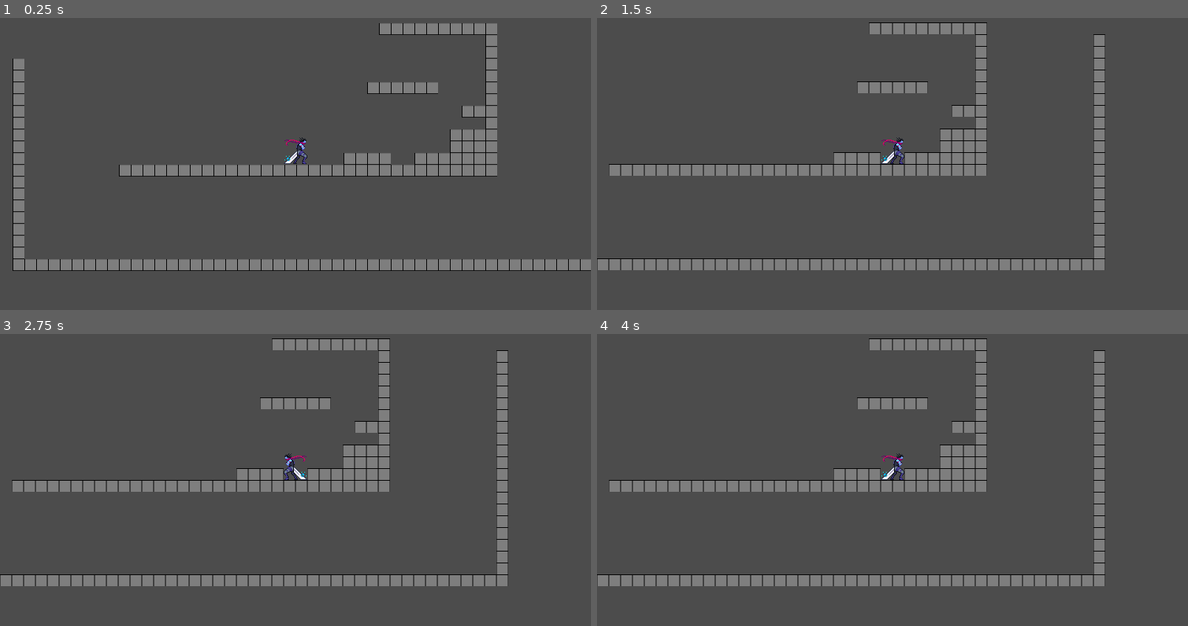
Above: before the commit, frames 1-4 (two rows, left to right).
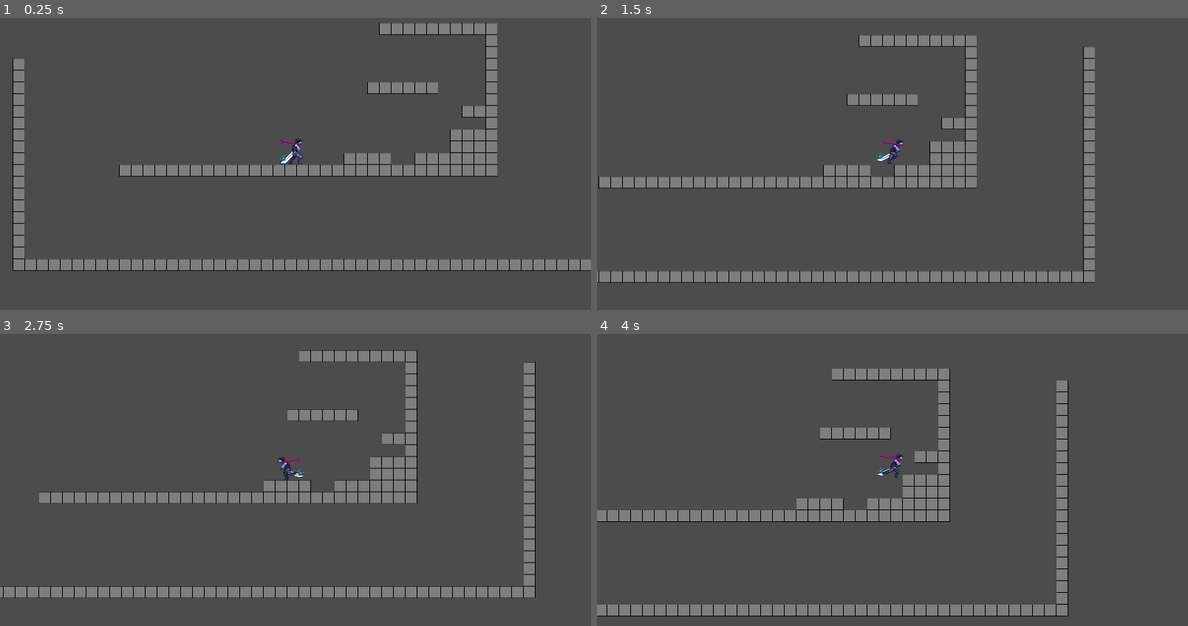
Above: after the commit, the same moments.

Repository: Desponark/The-Override
Game: Godot game, scene res://Game.tscn
Two runs of this game, one before a commit and one after it. Both use one fixed random seed, a clock stepped at 60 frames per second and the inputs below.
Inputs:
- Up to frame 1 (0.25 s): no input
- Up to frame 2 (1.5 s): tap Enter at 0.5 s; hold Right (ui_right) from 0.53 s (still down); tap Space (jump) at 0.77 s
- Up to frame 3 (2.75 s): tap Space (jump) at 1.52 s; release Right (ui_right) at 2.03 s; hold Left (ui_left) from 2.03 s (still down)
- Up to frame 4 (4 s): release Left (ui_left) at 2.78 s; hold Right (ui_right) from 2.78 s (still down); tap Space (jump) at 3.02, 3.77 s

The runs differ from the first frame. In frame 1, 0.2% of the frame differs, in the area x 47-52%, y 40-50%; in frame 2, 18%; in frame 3, 19%; in frame 4, 20%, in the area x 0-86%, y 1-97%.

Commit message:
- added animation tree & sprite sheets

Diff:
--- a/Prototype2/assets/player/Player.gd
+++ b/Prototype2/assets/player/Player.gd
@@ -12,10 +12,11 @@
 
 export var maxHealth = 100
 var health = 100
-
+var stateMachine
 
 func _ready():
 	health = maxHealth
+	stateMachine = $AnimationTree.get("parameters/playback")
 	pass
 
 func _process(delta):
@@ -27,14 +28,18 @@
 		# speed up the player
 		velocity.x = lerp(velocity.x, direction * maxSpeed, acceleration)
 		switchSpriteDirection(direction)
+		$AnimationPlayer.play("Run")
+#		stateMachine.travel("run")
 	else:
 		# slow down the player
 		velocity.x = lerp(velocity.x, 0, friction)
+		$AnimationPlayer.play("Idle")
+#		stateMachine.travel("idle")
 
 	# aplly downwards gravity
 	velocity.y += gravity * delta
 
-	move_and_slide(velocity, Vector2.UP)
+	velocity = move_and_slide(velocity, Vector2.UP)
 
 	jump()
 
--- a/Prototype2/assets/player/Player.tscn
+++ b/Prototype2/assets/player/Player.tscn
@@ -1,17 +1,337 @@
-[gd_scene load_steps=4 format=2]
+[gd_scene load_steps=24 format=2]
 
 [ext_resource path="res://assets/player/SwordsmanIdle-sheet.png" type="Texture" id=1]
 [ext_resource path="res://assets/player/Player.gd" type="Script" id=2]
+[ext_resource path="res://assets/player/SwordsmanRunningSeperated-sheet.png" type="Texture" id=3]
+[ext_resource path="res://assets/player/SwordsmanJump-sheet.png" type="Texture" id=4]
+[ext_resource path="res://assets/player/SwordsmanAttack-sheet.png" type="Texture" id=5]
 
 [sub_resource type="CapsuleShape2D" id=1]
 radius = 32.0
 height = 8.0
 
+[sub_resource type="Animation" id=5]
+resource_name = "Attack"
+length = 0.6
+tracks/0/type = "value"
+tracks/0/path = NodePath("Sprite:frame")
+tracks/0/interp = 1
+tracks/0/loop_wrap = true
+tracks/0/imported = false
+tracks/0/enabled = true
+tracks/0/keys = {
+"times": PoolRealArray( 0, 0.6 ),
+"transitions": PoolRealArray( 1, 1 ),
+"update": 0,
+"values": [ 0, 5 ]
+}
+tracks/1/type = "value"
+tracks/1/path = NodePath("Sprite:texture")
+tracks/1/interp = 1
+tracks/1/loop_wrap = true
+tracks/1/imported = false
+tracks/1/enabled = true
+tracks/1/keys = {
+"times": PoolRealArray( 0 ),
+"transitions": PoolRealArray( 1 ),
+"update": 1,
+"values": [ ExtResource( 5 ) ]
+}
+tracks/2/type = "value"
+tracks/2/path = NodePath("Sprite:hframes")
+tracks/2/interp = 1
+tracks/2/loop_wrap = true
+tracks/2/imported = false
+tracks/2/enabled = true
+tracks/2/keys = {
+"times": PoolRealArray( 0 ),
+"transitions": PoolRealArray( 1 ),
+"update": 1,
+"values": [ 6 ]
+}
+tracks/3/type = "value"
+tracks/3/path = NodePath("Sprite:position")
+tracks/3/interp = 1
+tracks/3/loop_wrap = true
+tracks/3/imported = false
+tracks/3/enabled = true
+tracks/3/keys = {
+"times": PoolRealArray( 0 ),
+"transitions": PoolRealArray( 1 ),
+"update": 0,
+"values": [ Vector2( 0, -19 ) ]
+}
+
+[sub_resource type="Animation" id=2]
+resource_name = "Idle"
+length = 0.6
+loop = true
+tracks/0/type = "value"
+tracks/0/path = NodePath("Sprite:frame")
+tracks/0/interp = 1
+tracks/0/loop_wrap = true
+tracks/0/imported = false
+tracks/0/enabled = true
+tracks/0/keys = {
+"times": PoolRealArray( 0, 0.6 ),
+"transitions": PoolRealArray( 1, 1 ),
+"update": 0,
+"values": [ 0, 3 ]
+}
+tracks/1/type = "value"
+tracks/1/path = NodePath("Sprite:texture")
+tracks/1/interp = 1
+tracks/1/loop_wrap = true
+tracks/1/imported = false
+tracks/1/enabled = true
+tracks/1/keys = {
+"times": PoolRealArray( 0 ),
+"transitions": PoolRealArray( 1 ),
+"update": 1,
+"values": [ ExtResource( 1 ) ]
+}
+tracks/2/type = "value"
+tracks/2/path = NodePath("Sprite:hframes")
+tracks/2/interp = 1
+tracks/2/loop_wrap = true
+tracks/2/imported = false
+tracks/2/enabled = true
+tracks/2/keys = {
+"times": PoolRealArray( 0 ),
+"transitions": PoolRealArray( 1 ),
+"update": 1,
+"values": [ 4 ]
+}
+tracks/3/type = "value"
+tracks/3/path = NodePath("Sprite:position")
+tracks/3/interp = 1
+tracks/3/loop_wrap = true
+tracks/3/imported = false
+tracks/3/enabled = true
+tracks/3/keys = {
+"times": PoolRealArray( 0 ),
+"transitions": PoolRealArray( 1 ),
+"update": 0,
+"values": [ Vector2( -12, 0 ) ]
+}
+
+[sub_resource type="Animation" id=3]
+resource_name = "Jump"
+length = 0.8
+tracks/0/type = "value"
+tracks/0/path = NodePath("Sprite:frame")
+tracks/0/interp = 1
+tracks/0/loop_wrap = true
+tracks/0/imported = false
+tracks/0/enabled = true
+tracks/0/keys = {
+"times": PoolRealArray( 0, 0.8 ),
+"transitions": PoolRealArray( 1, 1 ),
+"update": 0,
+"values": [ 0, 8 ]
+}
+tracks/1/type = "value"
+tracks/1/path = NodePath("Sprite:texture")
+tracks/1/interp = 1
+tracks/1/loop_wrap = true
+tracks/1/imported = false
+tracks/1/enabled = true
+tracks/1/keys = {
+"times": PoolRealArray( 0 ),
+"transitions": PoolRealArray( 1 ),
+"update": 1,
+"values": [ ExtResource( 4 ) ]
+}
+tracks/2/type = "value"
+tracks/2/path = NodePath("Sprite:hframes")
+tracks/2/interp = 1
+tracks/2/loop_wrap = true
+tracks/2/imported = false
+tracks/2/enabled = true
+tracks/2/keys = {
+"times": PoolRealArray( 0 ),
+"transitions": PoolRealArray( 1 ),
+"update": 1,
+"values": [ 9 ]
+}
+tracks/3/type = "value"
+tracks/3/path = NodePath("Sprite:position")
+tracks/3/interp = 1
+tracks/3/loop_wrap = true
+tracks/3/imported = false
+tracks/3/enabled = true
+tracks/3/keys = {
+"times": PoolRealArray( 0 ),
+"transitions": PoolRealArray( 1 ),
+"update": 0,
+"values": [ Vector2( -9, -34 ) ]
+}
+
+[sub_resource type="Animation" id=6]
+length = 0.001
+tracks/0/type = "value"
+tracks/0/path = NodePath("Sprite:frame")
+tracks/0/interp = 1
+tracks/0/loop_wrap = true
+tracks/0/imported = false
+tracks/0/enabled = true
+tracks/0/keys = {
+"times": PoolRealArray( 0 ),
+"transitions": PoolRealArray( 1 ),
+"update": 0,
+"values": [ 0 ]
+}
+tracks/1/type = "value"
+tracks/1/path = NodePath("Sprite:texture")
+tracks/1/interp = 1
+tracks/1/loop_wrap = true
+tracks/1/imported = false
+tracks/1/enabled = true
+tracks/1/keys = {
+"times": PoolRealArray( 0 ),
+"transitions": PoolRealArray( 1 ),
+"update": 0,
+"values": [ ExtResource( 1 ) ]
+}
+tracks/2/type = "value"
+tracks/2/path = NodePath("Sprite:hframes")
+tracks/2/interp = 1
+tracks/2/loop_wrap = true
+tracks/2/imported = false
+tracks/2/enabled = true
+tracks/2/keys = {
+"times": PoolRealArray( 0 ),
+"transitions": PoolRealArray( 1 ),
+"update": 0,
+"values": [ 4 ]
+}
+tracks/3/type = "value"
+tracks/3/path = NodePath("Sprite:vframes")
+tracks/3/interp = 1
+tracks/3/loop_wrap = true
+tracks/3/imported = false
+tracks/3/enabled = true
+tracks/3/keys = {
+"times": PoolRealArray( 0 ),
+"transitions": PoolRealArray( 1 ),
+"update": 0,
+"values": [ 1 ]
+}
+tracks/4/type = "value"
+tracks/4/path = NodePath("Sprite:position")
+tracks/4/interp = 1
+tracks/4/loop_wrap = true
+tracks/4/imported = false
+tracks/4/enabled = true
+tracks/4/keys = {
+"times": PoolRealArray( 0 ),
+"transitions": PoolRealArray( 1 ),
+"update": 0,
+"values": [ Vector2( 0, -34 ) ]
+}
+
+[sub_resource type="Animation" id=4]
+resource_name = "Run"
+length = 0.8
+loop = true
+tracks/0/type = "value"
+tracks/0/path = NodePath("Sprite:frame")
+tracks/0/interp = 1
+tracks/0/loop_wrap = true
+tracks/0/imported = false
+tracks/0/enabled = true
+tracks/0/keys = {
+"times": PoolRealArray( 0, 0.1, 0.2, 0.3, 0.4, 0.5, 0.6, 0.7, 0.8 ),
+"transitions": PoolRealArray( 1, 1, 1, 1, 1, 1, 1, 1, 1 ),
+"update": 1,
+"values": [ 0, 1, 2, 3, 4, 5, 6, 7, 8 ]
+}
+tracks/1/type = "value"
+tracks/1/path = NodePath("Sprite:texture")
+tracks/1/interp = 1
+tracks/1/loop_wrap = true
+tracks/1/imported = false
+tracks/1/enabled = true
+tracks/1/keys = {
+"times": PoolRealArray( 0 ),
+"transitions": PoolRealArray( 1 ),
+"update": 1,
+"values": [ ExtResource( 3 ) ]
+}
+tracks/2/type = "value"
+tracks/2/path = NodePath("Sprite:hframes")
+tracks/2/interp = 1
+tracks/2/loop_wrap = true
+tracks/2/imported = false
+tracks/2/enabled = true
+tracks/2/keys = {
+"times": PoolRealArray( 0 ),
+"transitions": PoolRealArray( 1 ),
+"update": 1,
+"values": [ 9 ]
+}
+tracks/3/type = "value"
+tracks/3/path = NodePath("Sprite:position")
+tracks/3/interp = 1
+tracks/3/loop_wrap = true
+tracks/3/imported = false
+tracks/3/enabled = true
+tracks/3/keys = {
+"times": PoolRealArray( 0 ),
+"transitions": PoolRealArray( 1 ),
+"update": 1,
+"values": [ Vector2( -9, 0 ) ]
+}
+
+[sub_resource type="AnimationNodeAnimation" id=10]
+animation = "Attack"
+
+[sub_resource type="AnimationNodeAnimation" id=9]
+animation = "Idle"
+
+[sub_resource type="AnimationNodeAnimation" id=11]
+animation = "Jump"
+
+[sub_resource type="AnimationNodeAnimation" id=12]
+animation = "Run"
+
+[sub_resource type="AnimationNodeStateMachineTransition" id=13]
+
+[sub_resource type="AnimationNodeStateMachineTransition" id=15]
+
+[sub_resource type="AnimationNodeStateMachineTransition" id=16]
+switch_mode = 2
+auto_advance = true
+
+[sub_resource type="AnimationNodeStateMachineTransition" id=17]
+
+[sub_resource type="AnimationNodeStateMachineTransition" id=18]
+switch_mode = 2
+auto_advance = true
+
+[sub_resource type="AnimationNodeStateMachineTransition" id=19]
+
+[sub_resource type="AnimationNodeStateMachine" id=7]
+states/Attack/node = SubResource( 10 )
+states/Attack/position = Vector2( 901, 155 )
+states/Idle/node = SubResource( 9 )
+states/Idle/position = Vector2( 703, 89 )
+states/Jump/node = SubResource( 11 )
+states/Jump/position = Vector2( 541, 155 )
+states/Run/node = SubResource( 12 )
+states/Run/position = Vector2( 703, -13 )
+transitions = [ "Idle", "Run", SubResource( 13 ), "Idle", "Attack", SubResource( 15 ), "Attack", "Idle", SubResource( 16 ), "Idle", "Jump", SubResource( 17 ), "Jump", "Idle", SubResource( 18 ), "Run", "Idle", SubResource( 19 ) ]
+start_node = "Idle"
+graph_offset = Vector2( -43, -47 )
+
+[sub_resource type="AnimationNodeStateMachinePlayback" id=8]
+
 [node name="Player" type="KinematicBody2D"]
 script = ExtResource( 2 )
 friction = 0.15
 
 [node name="Sprite" type="Sprite" parent="."]
+position = Vector2( 0, -34 )
 scale = Vector2( 2, 2 )
 texture = ExtResource( 1 )
 hframes = 4
@@ -21,6 +341,16 @@
 shape = SubResource( 1 )
 
 [node name="AnimationPlayer" type="AnimationPlayer" parent="."]
+anims/Attack = SubResource( 5 )
+anims/Idle = SubResource( 2 )
+anims/Jump = SubResource( 3 )
+anims/RESET = SubResource( 6 )
+anims/Run = SubResource( 4 )
 
 [node name="Camera2D" type="Camera2D" parent="."]
 current = true
+
+[node name="AnimationTree" type="AnimationTree" parent="."]
+tree_root = SubResource( 7 )
+anim_player = NodePath("../AnimationPlayer")
+parameters/playback = SubResource( 8 )
Binary file added: Prototype2/assets/player/runner-hero-sheet.png
Not shown, added: Prototype2/assets/player/runner-hero-sheet.png.import
Not shown, changed: .hgignore
